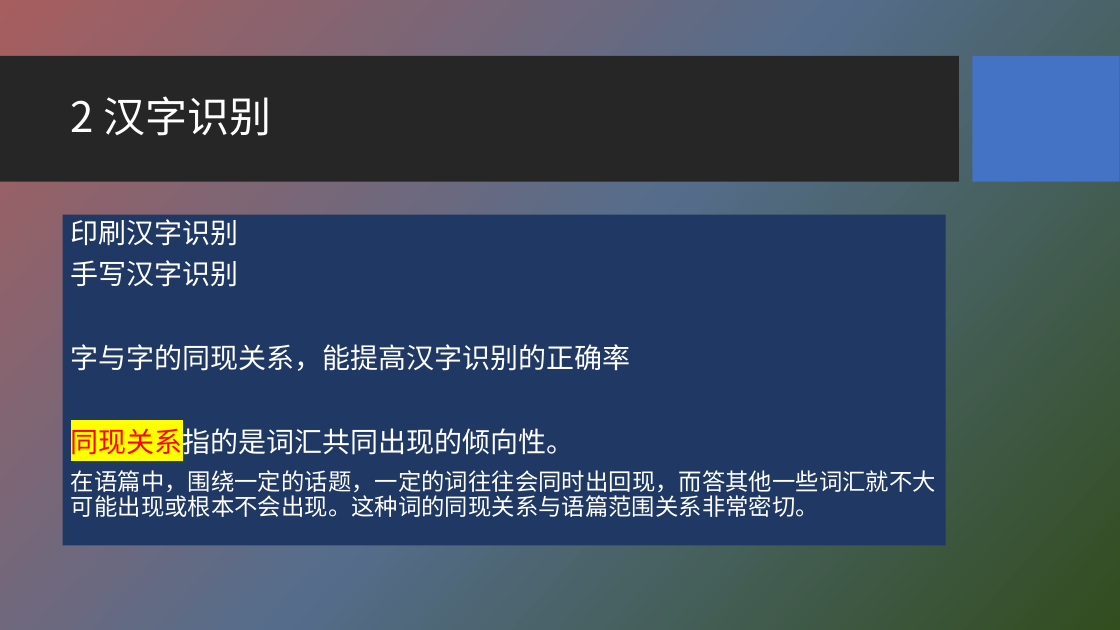
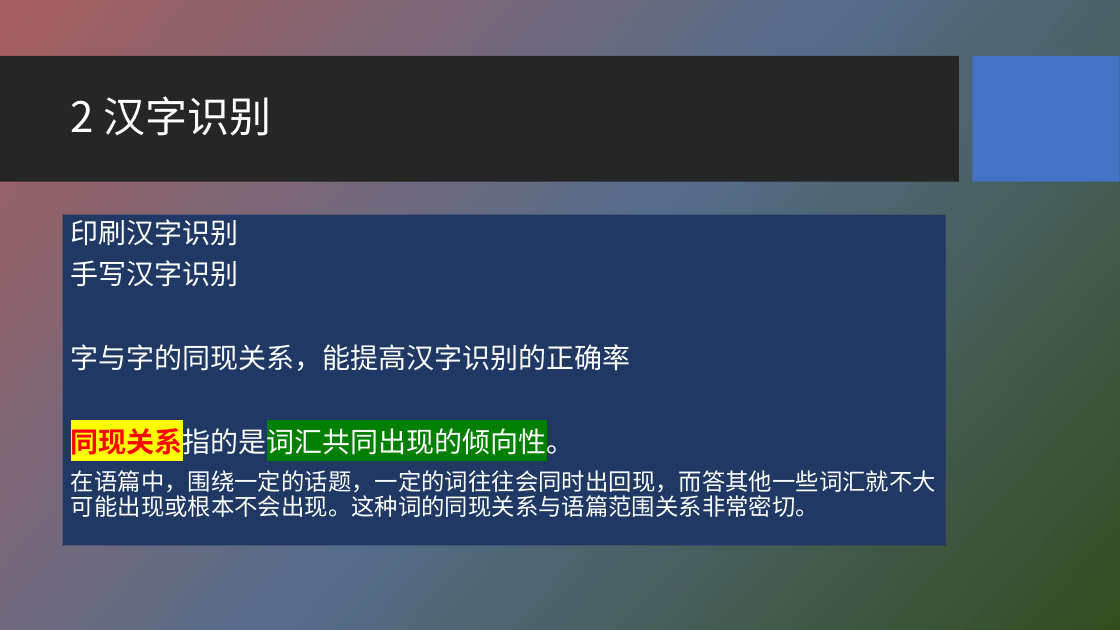
Before and after one commit to HBU/NLP_PPT, a slide deck: slide 29 of PPT-2020/ch06 字符编码与字频统计.pptx. Drawn at 1120x630 pixels with LibreOffice and Linux fonts; fonts in the diff are those of the drawing; background and template pictures are left out. Boxes give left, top, right and bottom in pixels: in the first picture for what was removed or moved away, otherwise in the second. Text is boxed around its words. In the diff, an @@ line names an element or a change of style, - is before the commit and + after.

```diff
--- a/PPT-2020/ch06 字符编码与字频统计.pptx
+++ b/PPT-2020/ch06 字符编码与字频统计.pptx
@@ text at (71,424,575,460): highlight none to #008000, bold on in "同现关系指的是词汇共同出现的倾向性。" @@
```
Also in this commit, not shown: 16 other slides changed, 1 other file.
